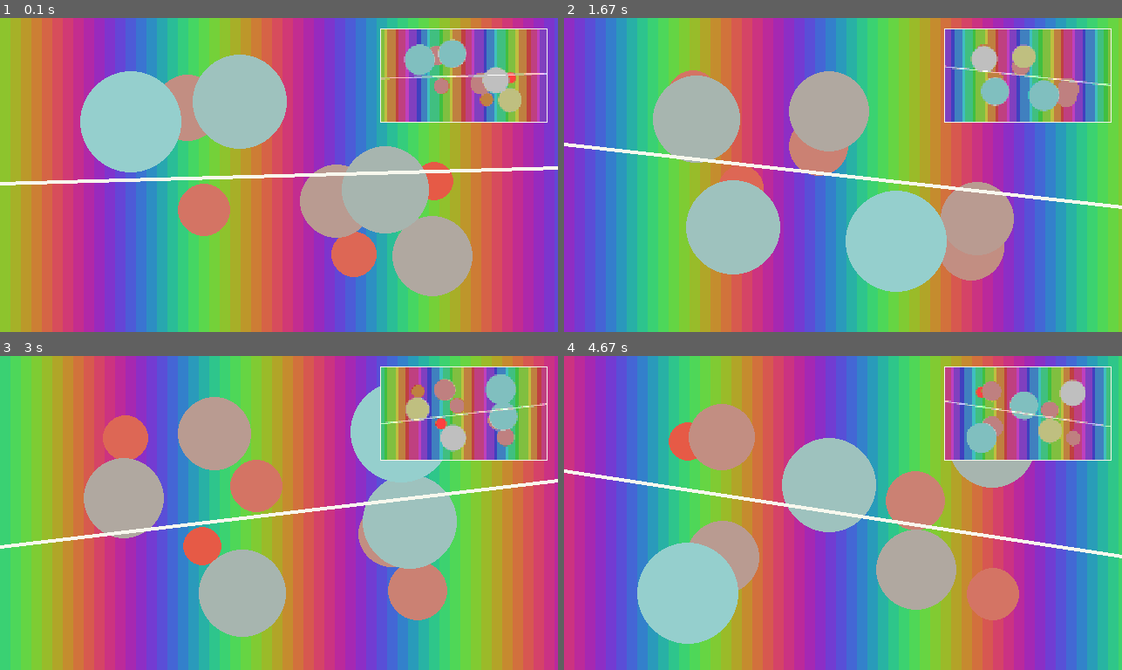
Above: before the commit, frames 1-4 (two rows, left to right).
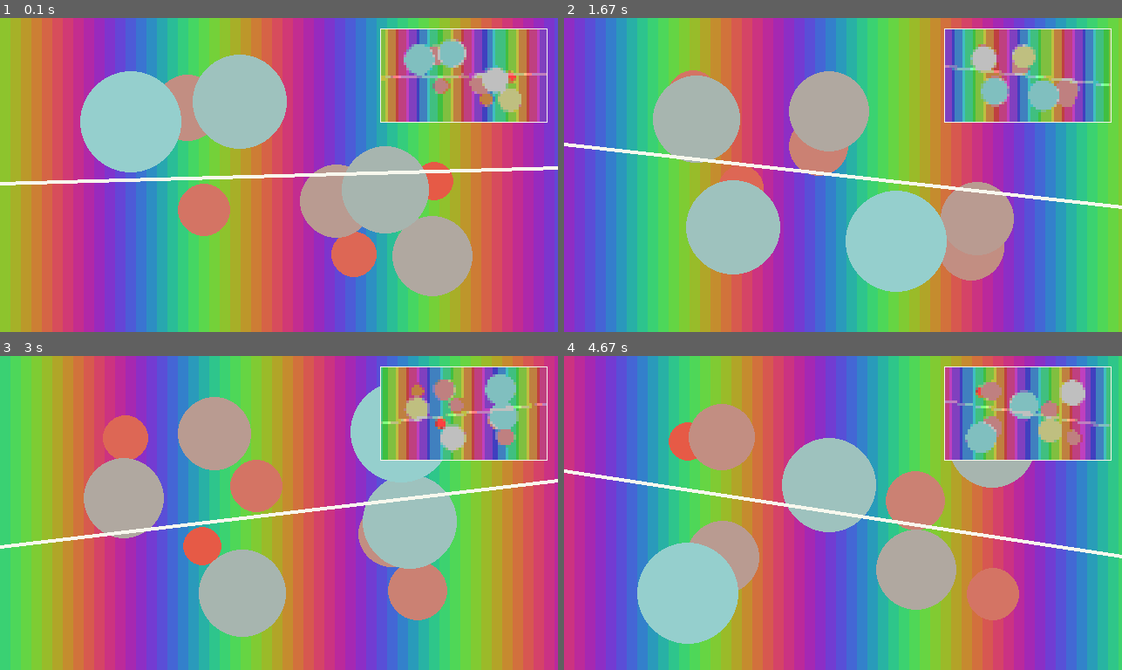
Above: after the commit, the same moments.

Repository: sionmad/mc-remote-projector
Game: pygame game, started from main.py
Same seed, same stepped clock (60 frames per second), same inputs: the game is played once before the commit and once after it.
Inputs:
- Up to frame 1 (0.1 s): no input
- Up to frame 2 (1.67 s): no input
- Up to frame 3 (3 s): no input
- Up to frame 4 (4.67 s): no input

The runs differ from the first frame. In frame 1, 1.3% of the frame differs, in the area x 68-98%, y 3-34%; in frame 2, 1.2%; in frame 3, 1.6%; in frame 4, 1.5%.

Commit message:
pokemon update. its pikachuuuuuu

Diff:
--- a/main.py
+++ b/main.py
@@ -25,7 +25,7 @@
 from xperiment.minecraft_screen import MinecraftPixelScreen, make_palette
 
 WINDOW_SIZE = (640, 360)
-SAMPLE_SIZE = (128, 72)
+SAMPLE_SIZE = (64, 36)
 FPS = 60
 MINECRAFT_FPS = 20
 
--- a/param_mc_remote.py
+++ b/param_mc_remote.py
@@ -9,12 +9,12 @@
 
 
 PLAYER_NAME = "Lovin_Han"  # set your player name in Minecraft
-PLAYER_ORIGIN = Vec3(2100, -60, 2100)  # PO.x, PO.y, PO.z
+PLAYER_ORIGIN = Vec3(1000, 10, 1000)  # PO.x, PO.y, PO.z
 print(f"param_mc_remote loaded for {PLAYER_NAME} at {PLAYER_ORIGIN.x}, {PLAYER_ORIGIN.y}, {PLAYER_ORIGIN.z}")
 
 # minecraft remote connection to the host at address:port
 # ADRS_MCR = "localhost"  # Minecraft server running on your pc
-ADRS_MCR = "localhost"  # mc-remote sandbox server
+ADRS_MCR = "sb.mc-remote.com"  # mc-remote sandbox server
 PORT_MCR = 25575  # socket server port
 
 # vertical levels in Minecraft 1.20+
Not shown, added: READMEjs.md
Binary file added: images/for-reveal-js/cross.png
Binary file added: images/for-reveal-js/hacking_codeing_tinkering.png
Binary file added: images/for-reveal-js/man_crying_simple.png
Binary file added: images/for-reveal-js/pngtree-data-transfer-flat-icon-vector-png-image_7082584.png
Binary file added: images/for-reveal-js/thankyou.png
Binary file added: images/for-reveal-js/trouble_man_simple-1.png
Binary file added: images/pokemon/001n.png
Binary file added: images/pokemon/002n.png
Binary file added: images/pokemon/003n.png
Binary file added: images/pokemon/004n.png
Binary file added: images/pokemon/005n.png
(and 147 more such lines)
